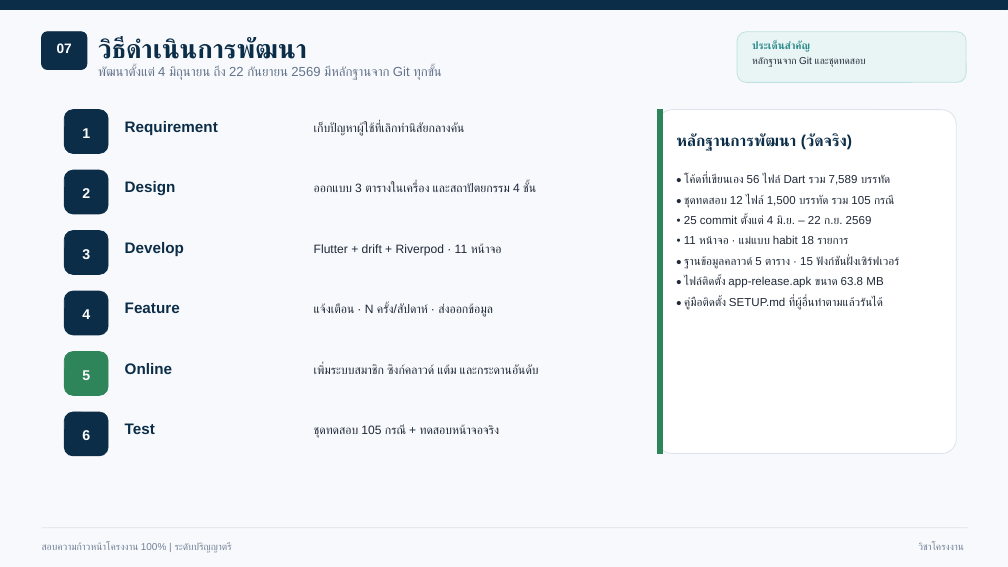
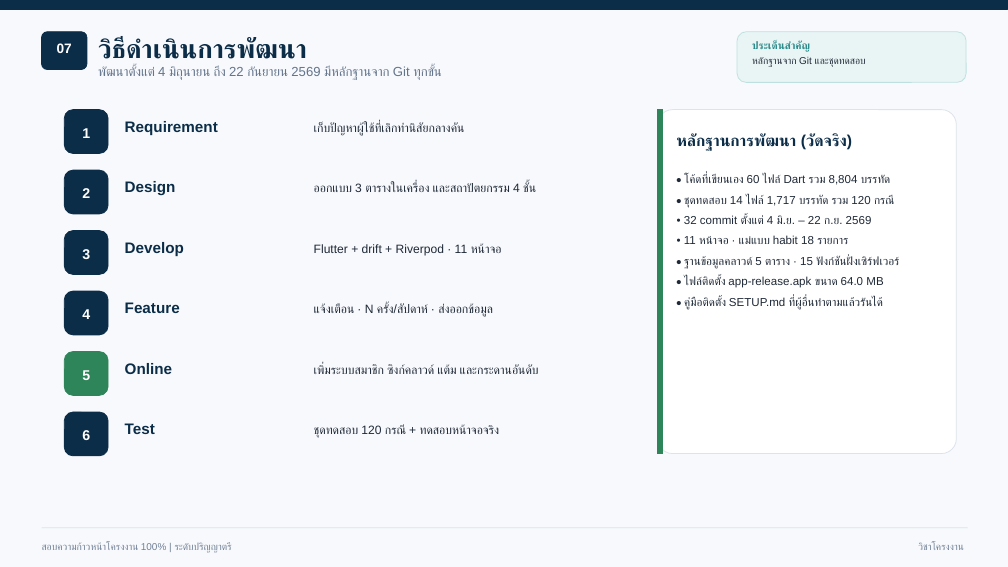
Before and after one commit to SuperMeteo/habit_tracker, a slide deck: slide 8 of docs/นำเสนอ100_HabitTracker.pptx. Drawn at 1008x567 pixels with LibreOffice and Linux fonts; fonts in the diff are those of the drawing. Boxes give left, top, right and bottom in pixels: in the first picture for what was removed or moved away, otherwise in the second. Text is boxed around its words. In the diff, an @@ line names an element or a change of style, - is before the commit and + after.

```diff
--- a/docs/นำเสนอ100_HabitTracker.pptx
+++ b/docs/นำเสนอ100_HabitTracker.pptx
@@ text at bbox=[684, 174, 894, 224]: text changed @@
-• โค้ดที่เขียนเอง 56 ไฟล์ Dart รวม 7,589 บรรทัด
-• ชุดทดสอบ 12 ไฟล์ 1,500 บรรทัด รวม 105 กรณี
-• 25 commit ตั้งแต่ 4 มิ.ย. – 22 ก.ย. 2569
+• โค้ดที่เขียนเอง 60 ไฟล์ Dart รวม 8,804 บรรทัด
+• ชุดทดสอบ 14 ไฟล์ 1,717 บรรทัด รวม 120 กรณี
+• 32 commit ตั้งแต่ 4 มิ.ย. – 22 ก.ย. 2569
@@ text at bbox=[684, 276, 883, 288]: text changed @@
-• ไฟล์ติดตั้ง app-release.apk ขนาด 63.8 MB
+• ไฟล์ติดตั้ง app-release.apk ขนาด 64.0 MB
@@ text at bbox=[314, 425, 500, 438]: text changed @@
-ชุดทดสอบ 105 กรณี + ทดสอบหน้าจอจริง
+ชุดทดสอบ 120 กรณี + ทดสอบหน้าจอจริง
```
Also in this commit, not shown: 11 other slides changed, 1 slide added, 10 other files.
